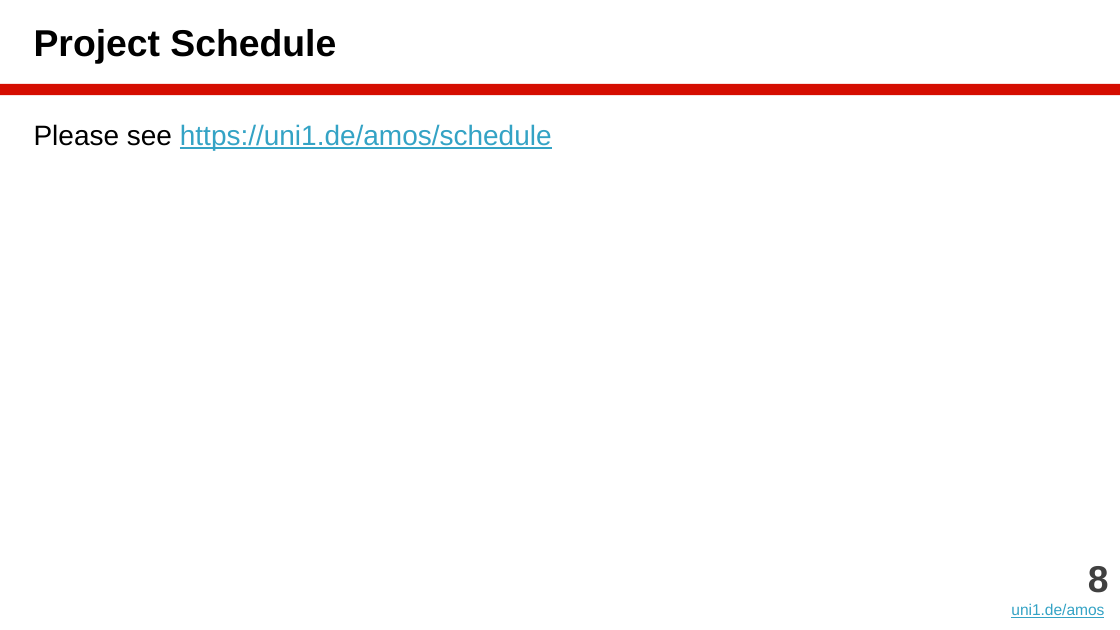
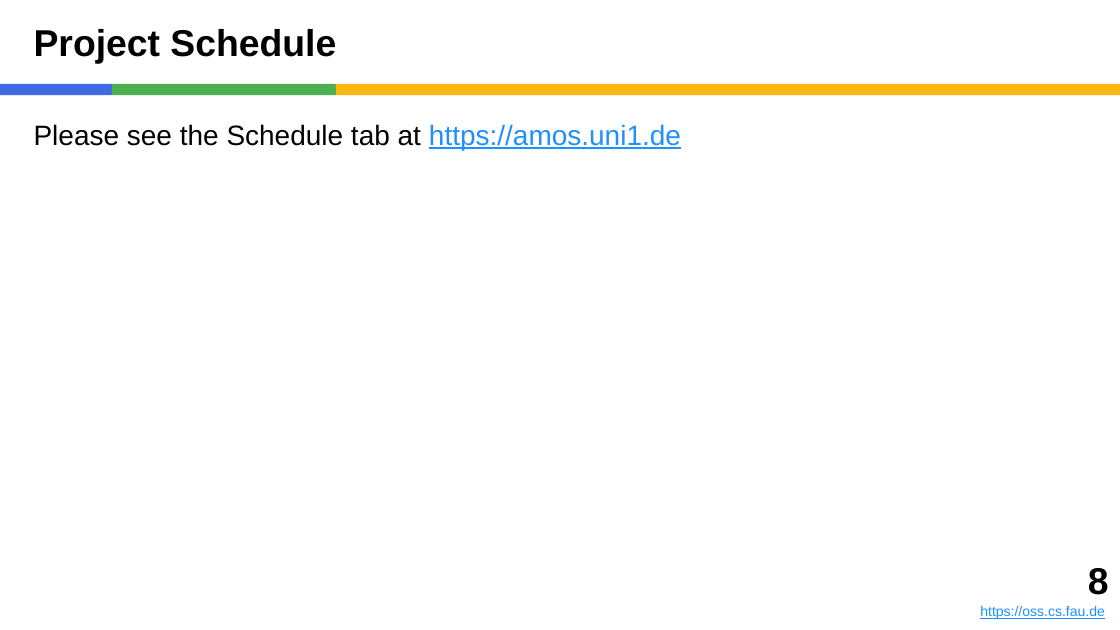
Before and after one commit to dirkriehle/amos-course, a slide deck: slide 8 of Lecture slides/AMOS B02 - Scrum and AMOS.pptx. Drawn at 1120x630 pixels with LibreOffice and Linux fonts; fonts in the diff are those of the drawing. Boxes give left, top, right and bottom in pixels: in the first picture for what was removed or moved away, otherwise in the second. Text is boxed around its words. In the diff, an @@ line names an element or a change of style, - is before the commit and + after.

```diff
--- a/Lecture slides/AMOS B02 - Scrum and AMOS.pptx
+++ b/Lecture slides/AMOS B02 - Scrum and AMOS.pptx
@@ rectangle added at <box>0,84,112,95</box>, fill #4169E1 @@
@@ rectangle added at <box>112,84,336,95</box>, fill #4CAF50 @@
@@ rectangle: place and size @@
-rectangle at <box>0,84,1120,95</box>
+rectangle at <box>336,84,1120,95</box>
@@ rectangle at <box>336,84,1120,95</box>: fill #D50D01 to #FEB612 @@
@@ text at <box>34,124,681,150</box>: text changed; text colour #34A3C5 to #000000 @@
-Please see https://uni1.de/amos/schedule
+Please see the Schedule tab at https://amos.uni1.de
@@ text: place and size @@
-text at <box>1011,566,1109,618</box>
+text at <box>980,568,1109,619</box>
@@ text at <box>1088,568,1109,595</box>: text colour #404040 to #000000 in "8" @@
@@ text at <box>980,606,1105,619</box>: text changed; size 10 to 9 pt; text colour #34A3C5 to #1E90FF @@
-uni1.de/amos
+https://oss.cs.fau.de
```
Also in this commit, not shown: 43 other slides changed, 6 other files.
